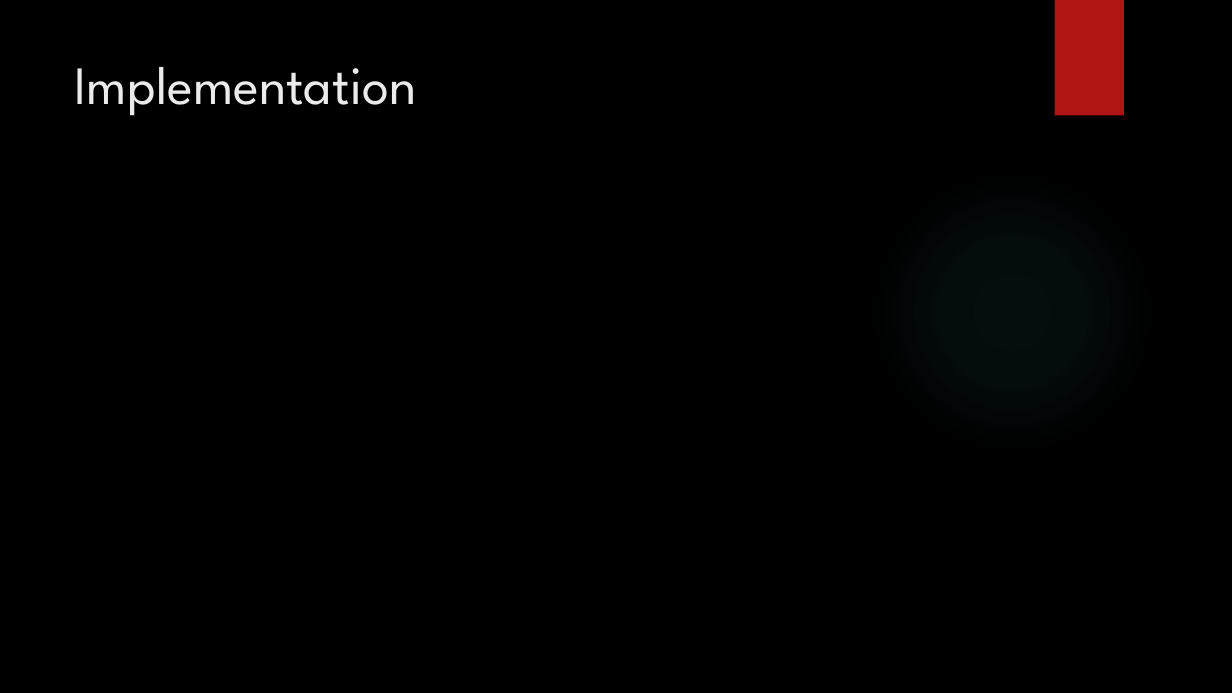
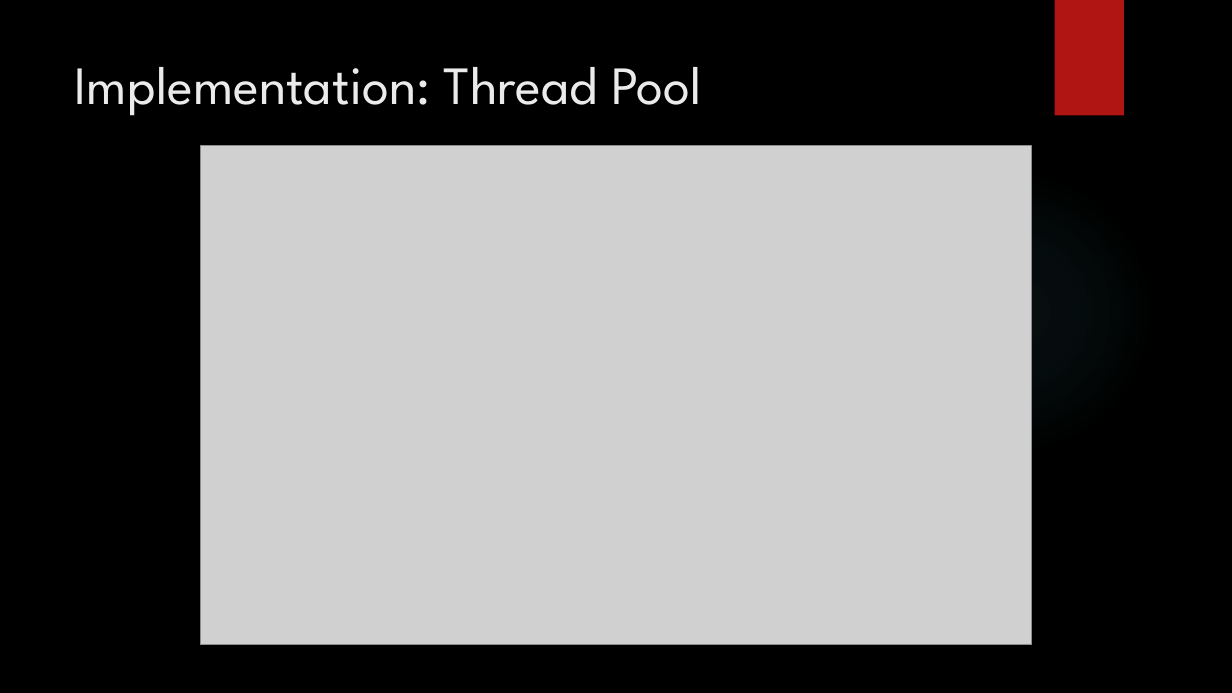
Before and after one commit to PositiveMD/scaling-waffle, a slide deck: slide 11 of ED-Tree/src/Elimination Diffraction Trees.pptx. Drawn at 1232x693 pixels with LibreOffice and Linux fonts; fonts in the diff are those of the drawing; grey boxes stand for pictures; background and template pictures are left out. Boxes give left, top, right and bottom in pixels: in the first picture for what was removed or moved away, otherwise in the second. Text is boxed around its words. In the diff, an @@ line names an element or a change of style, - is before the commit and + after.

```diff
--- a/ED-Tree/src/Elimination Diffraction Trees.pptx
+++ b/ED-Tree/src/Elimination Diffraction Trees.pptx
@@ title at [75, 67, 702, 116]: text changed @@
-Implementation
+Implementation: Thread Pool
@@ picture added at [201, 146, 1032, 645] @@
```
Also in this commit, not shown: 3 other slides changed, 2 slides added, 2 slides removed.
